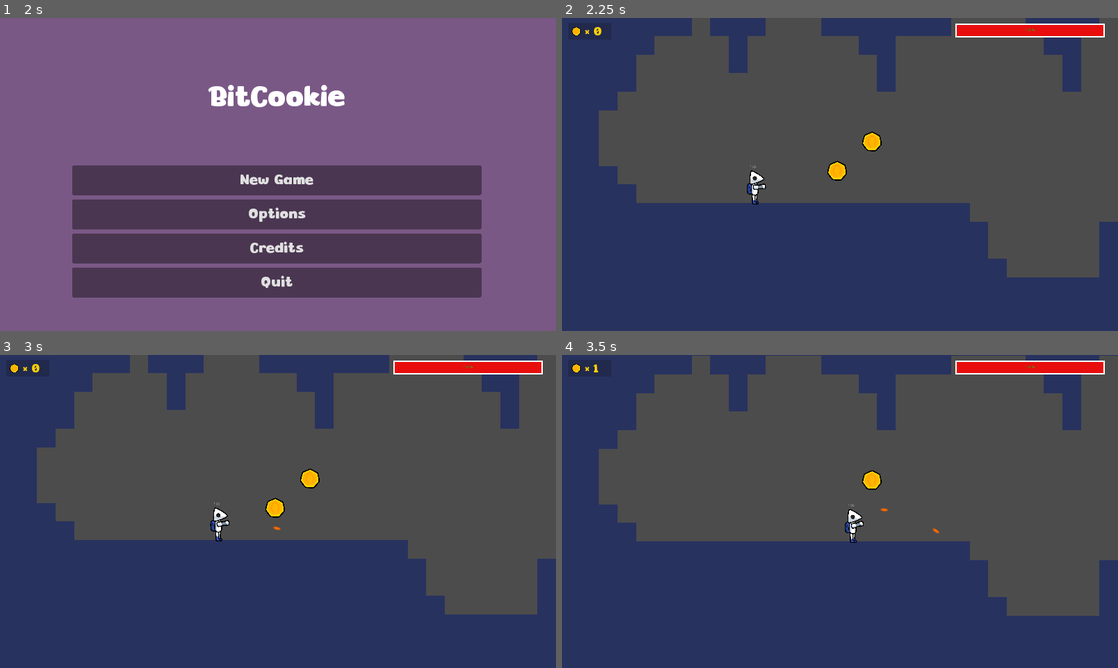
Above: before the commit, frames 1-4 (two rows, left to right).
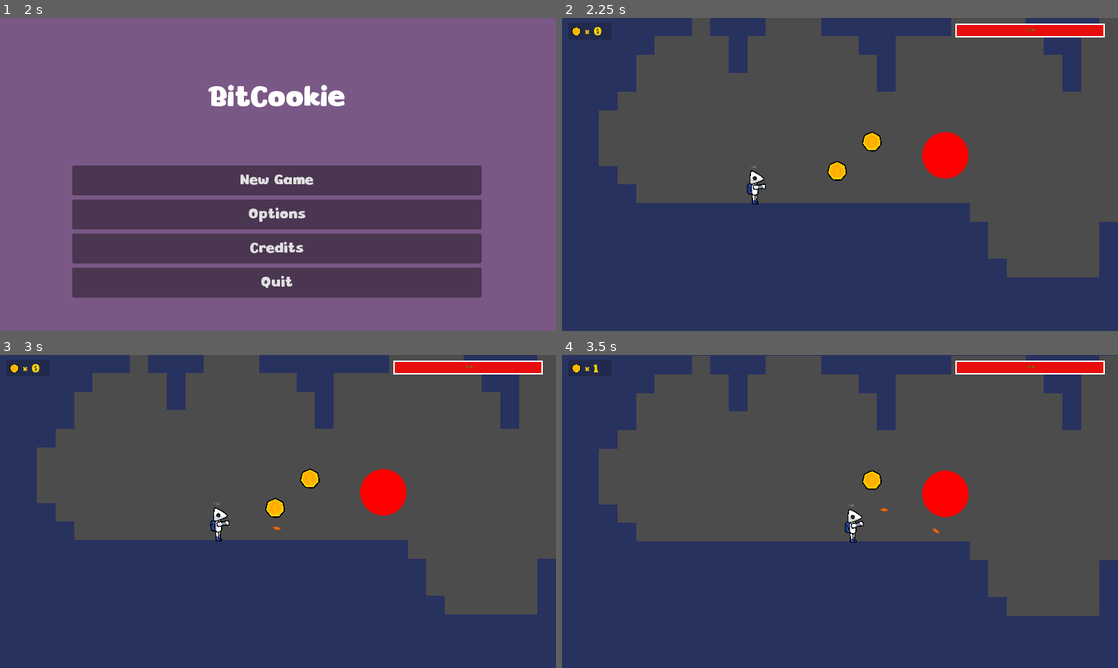
Above: after the commit, the same moments.

Repository: Addcrypto/Bit-Cookie
Game: Godot game, scene res://src/menus/MainMenu.tscn
The game is run twice, just before and just after one commit, with the same random seed, the same clock (stepped at 60 frames per second) and the same inputs.
Inputs (mouse positions are in pixels of both pictures, inside the frame that each line leads up to):
- Up to frame 1 (2 s): click "Options" at 0.5 s; click "Back" at 1.25 s
- Up to frame 2 (2.25 s): click "New Game" at 2 s
- Up to frame 3 (3 s): tap Enter at 2.75 s; move the mouse to (400, 495) at 2.77 s; press the mouse at (400, 495) at 2.78 s; hold D (move_right) from 2.78 s (still down)
- Up to frame 4 (3.5 s): keep holding D (move_right); tap Space (jump) at 3.02 s

Frame 1 is identical in both runs. In frame 2, 1.0% of the frame differs, in the area x 64-74%, y 36-52%; in frame 3, 1.0%; in frame 4, 1.0%.

Commit message:
Portal Sprite and Player Z index

Diff:
--- a/src/prefabs/Player.tscn
+++ b/src/prefabs/Player.tscn
@@ -69,6 +69,7 @@
 extents = Vector2( 16, 54 )
 
 [node name="Player" type="KinematicBody2D"]
+z_index = 1
 collision_layer = 2
 collision_mask = 15
 script = ExtResource( 2 )
--- a/src/prefabs/Portal.tscn
+++ b/src/prefabs/Portal.tscn
@@ -1,6 +1,7 @@
-[gd_scene load_steps=3 format=2]
+[gd_scene load_steps=4 format=2]
 
 [ext_resource path="res://src/scripts/Portal.gd" type="Script" id=1]
+[ext_resource path="res://assets/items/SimpleCoin.png" type="Texture" id=2]
 
 [sub_resource type="CircleShape2D" id=1]
 radius = 102.313
@@ -11,4 +12,9 @@
 [node name="CollisionShape2D" type="CollisionShape2D" parent="."]
 shape = SubResource( 1 )
 
+[node name="Sprite" type="Sprite" parent="."]
+modulate = Color( 1, 0, 0, 1 )
+scale = Vector2( 1.25, 1.25 )
+texture = ExtResource( 2 )
+
 [connection signal="body_entered" from="." to="." method="_on_Portal_body_entered"]
--- a/src/scripts/Menus/MainMenu.gd
+++ b/src/scripts/Menus/MainMenu.gd
@@ -13,14 +13,31 @@
             OptionVariables.MusicValue = float(temp[2])
             OptionVariables.FXValue = float(temp[3])
 
-            AudioServer.set_bus_volume_db(0, float(temp[1]))
-            AudioServer.set_bus_volume_db(1, float(temp[2]))
-            AudioServer.set_bus_volume_db(2, float(temp[3]))
+            _SetAudio(temp)
+#            AudioServer.set_bus_volume_db(0, float(temp[1]))
+#            AudioServer.set_bus_volume_db(1, float(temp[2]))
+#            AudioServer.set_bus_volume_db(2, float(temp[3]))
+#            print(temp[2])
         else:
             file.open("user://OptionData.txt", file.WRITE)
             file.store_string("false,0,0,0")
         file.close()
         OptionVariables.Opened = true
+
+func _SetAudio(values):
+#    print(AudioServer.get_bus_volume_db(0))
+#    print(AudioServer.get_bus_volume_db(1))
+#    print(AudioServer.get_bus_volume_db(2))
+#    print("------")
+
+    AudioServer.set_bus_volume_db(0, float(values[1]))
+    AudioServer.set_bus_volume_db(1, float(values[2]))
+    AudioServer.set_bus_volume_db(2, float(values[3]))
+
+#    print(AudioServer.get_bus_volume_db(0))
+#    print(AudioServer.get_bus_volume_db(1))
+#    print(AudioServer.get_bus_volume_db(2))
+#    print(AudioServer.bus_count)
 
 func _on_quitButton_pressed():
   get_tree().quit()
--- a/src/scripts/Menus/OptionsMenu.gd
+++ b/src/scripts/Menus/OptionsMenu.gd
@@ -17,6 +17,10 @@
     MusicSlider.value = MusicValue
     FXSlider.value = FXValue
     FullCheck.pressed = FullValue
+#    print(MasterSlider.value)
+#    print(MusicSlider.value)
+#    print(FXSlider.value)
+
     file.open("user://OptionData.txt", file.WRITE)
 
 func _on_FullScreenCheckBox_pressed():
--- a/src/scripts/Portal.gd
+++ b/src/scripts/Portal.gd
@@ -30,6 +30,7 @@
         if(get_tree().get_nodes_in_group("Enemies").size() <= 1):
             print("Empty")
             Open = true
+            $Sprite.modulate = Color(0, 255, 0, 255)
     pass # Replace with function body.
 
 
